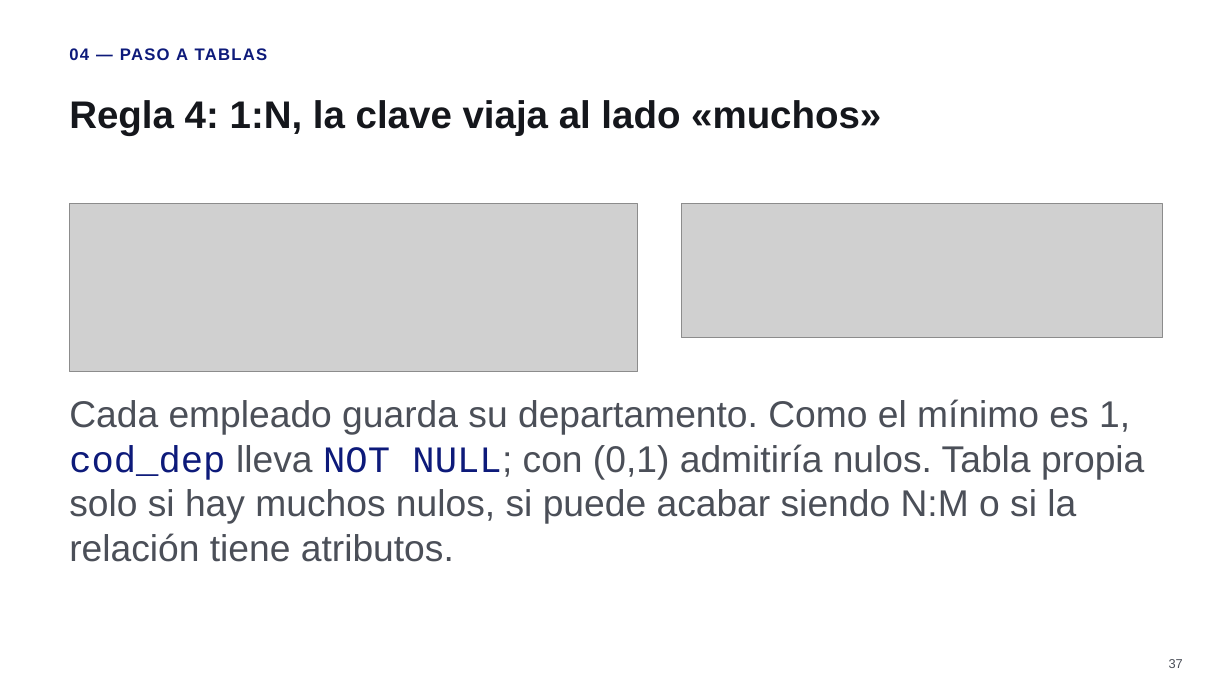
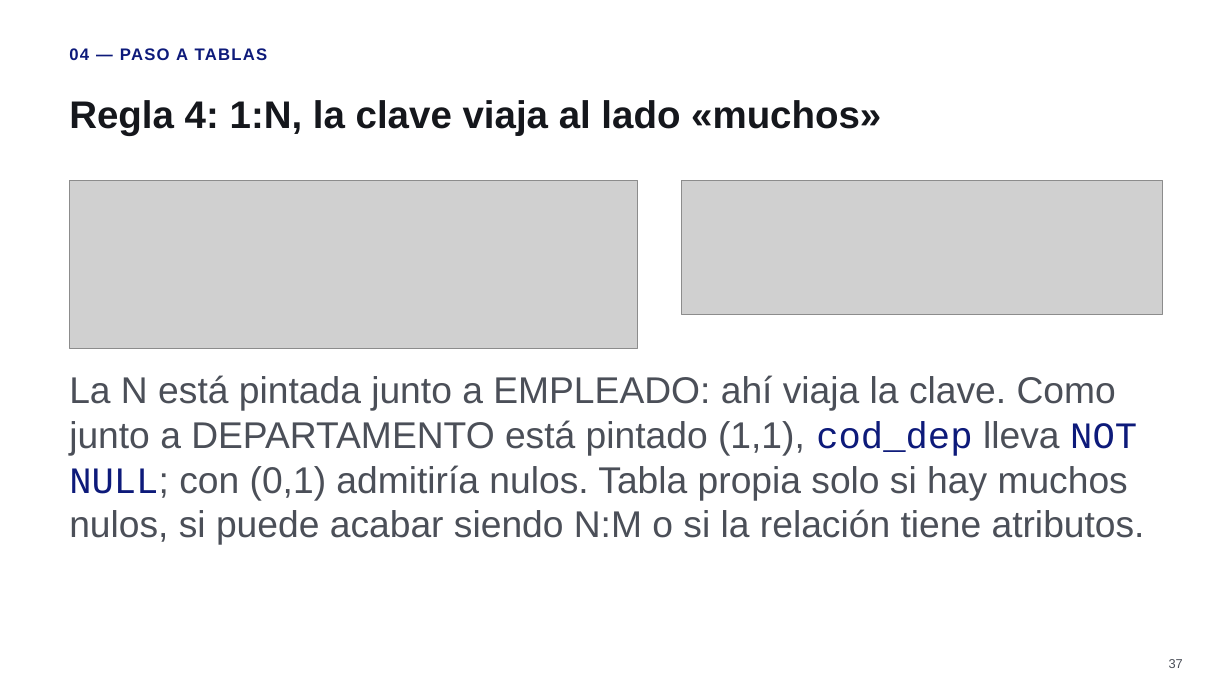
Before and after one commit to MarinaPreci/BBDD-Web, a slide deck: slide 37 of ut3/UT3_resumen.pptx. Drawn at 1232x693 pixels with LibreOffice and Linux fonts; fonts in the diff are those of the drawing; grey boxes stand for pictures; background and template pictures are left out. Boxes give left, top, right and bottom in pixels: in the first picture for what was removed or moved away, otherwise in the second. Text is boxed around its words. In the diff, an @@ line names an element or a change of style, - is before the commit and + after.

```diff
--- a/ut3/UT3_resumen.pptx
+++ b/ut3/UT3_resumen.pptx
@@ picture: place and size @@
-picture at box(69, 204, 638, 372)
+picture at box(69, 180, 638, 348)
@@ picture: place and size @@
-picture at box(682, 204, 1164, 338)
+picture at box(682, 180, 1164, 314)
@@ text at box(69, 375, 1145, 545): text changed @@
-Cada empleado guarda su departamento. Como el mínimo es 1, cod_dep lleva NOT NULL; con (0,1) admitiría nulos. Tabla propia solo si hay muchos nulos, si puede acabar siendo N:M o si la relación tiene atributos.
+La N está pintada junto a EMPLEADO: ahí viaja la clave. Como junto a DEPARTAMENTO está pintado (1,1), cod_dep lleva NOT NULL; con (0,1) admitiría nulos. Tabla propia solo si hay muchos nulos, si puede acabar siendo N:M o si la relación tiene atributos.
```
Also in this commit, not shown: 4 other slides changed, 8 other files.
